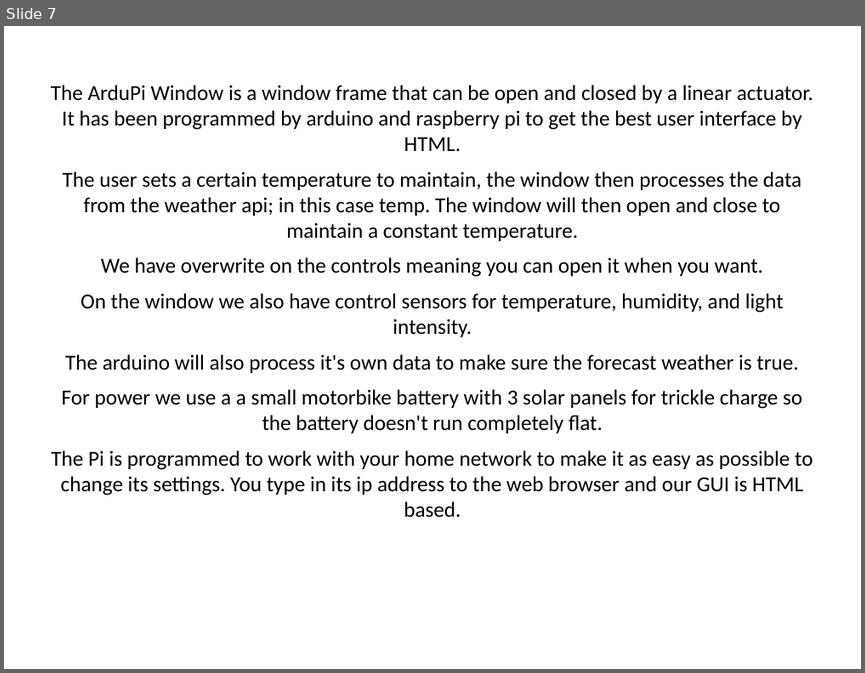
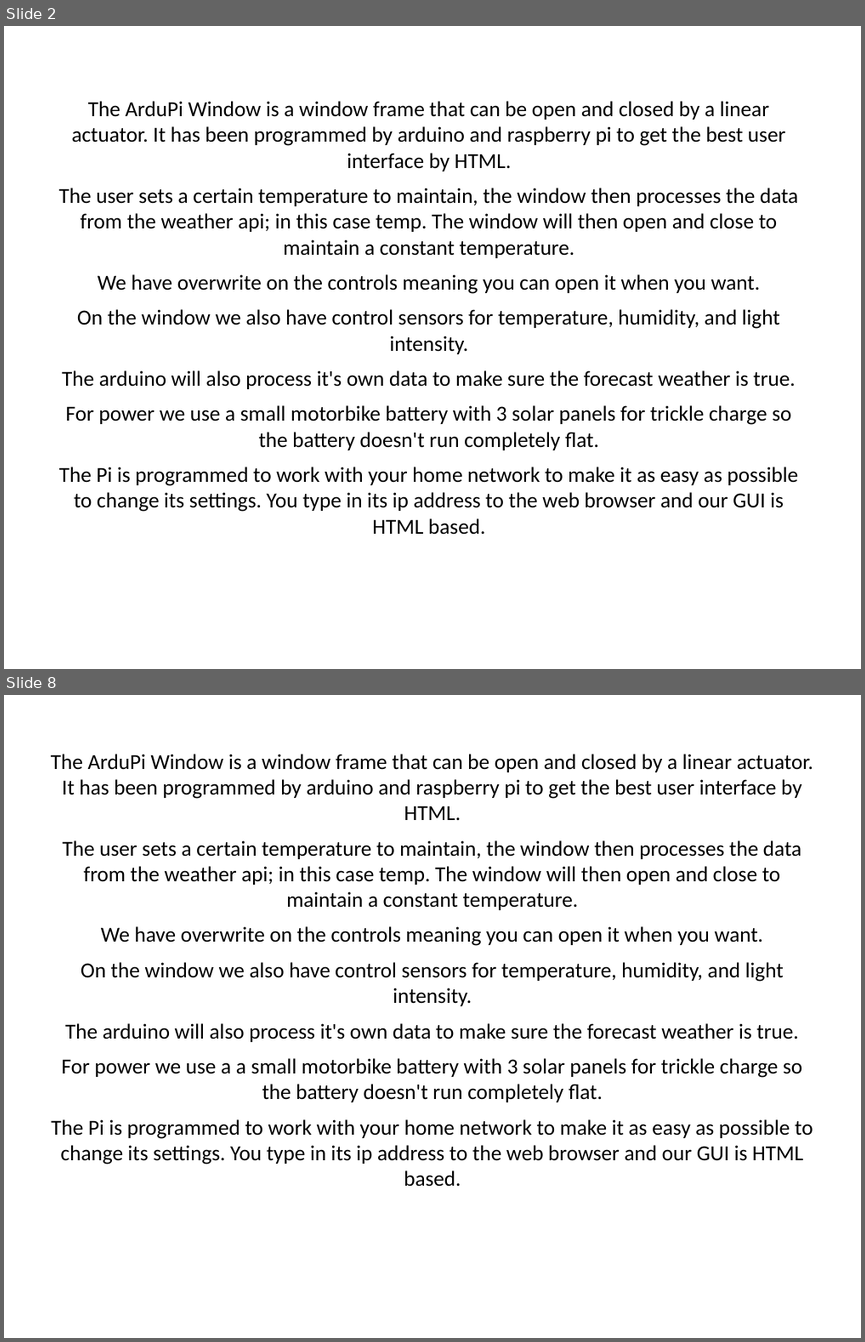
Before and after one commit to tomosfearn/YRSWeather, a slide deck: Presentation/weathersystem.ppt. Shown one above the other, each under a label of ours: slide 7 before the commit, slides 2 and 8 after it; the slides between them are not shown. The pictures are 865x673 and 865x1342 pixels, drawn with LibreOffice and Linux fonts; fonts in the diff are those of the drawing. Boxes give left, top, right and bottom in pixels: in the first picture for what was removed or moved away, otherwise in the second. Text is boxed around its words. In the diff, an @@ line names an element or a change of style, - is before the commit and + after.

```diff
--- a/Presentation/weathersystem.ppt
+++ b/Presentation/weathersystem.ppt
@@ slide 2 added at (x1=4, y1=26, x2=861, y2=669), background #FFFFFF @@
@@ text added at (x1=59, y1=101, x2=798, y2=533), 18 pt, text #000000 @@
+The ArduPi Window is a window frame that can be open and closed by a linear actuator. It has been programmed by arduino and raspberry pi to get the best user interface by HTML.
+The user sets a certain temperature to maintain, the window then processes the data from the weather api; in this case temp. The window will then open and close to maintain a constant temperature.
+We have overwrite on the controls meaning you can open it when you want.
+On the window we also have control sensors for temperature, humidity, and light intensity.
+The arduino will also process it's own data to make sure the forecast weather is true.
+For power we use a small motorbike battery with 3 solar panels for trickle charge so the battery doesn't run completely flat.
+The Pi is programmed to work with your home network to make it as easy as possible to change its settings. You type in its ip address to the web browser and our GUI is HTML based.
@@ what was slide 7 is now slide 8 @@
```
Also in this commit, not shown: 1 other file.
